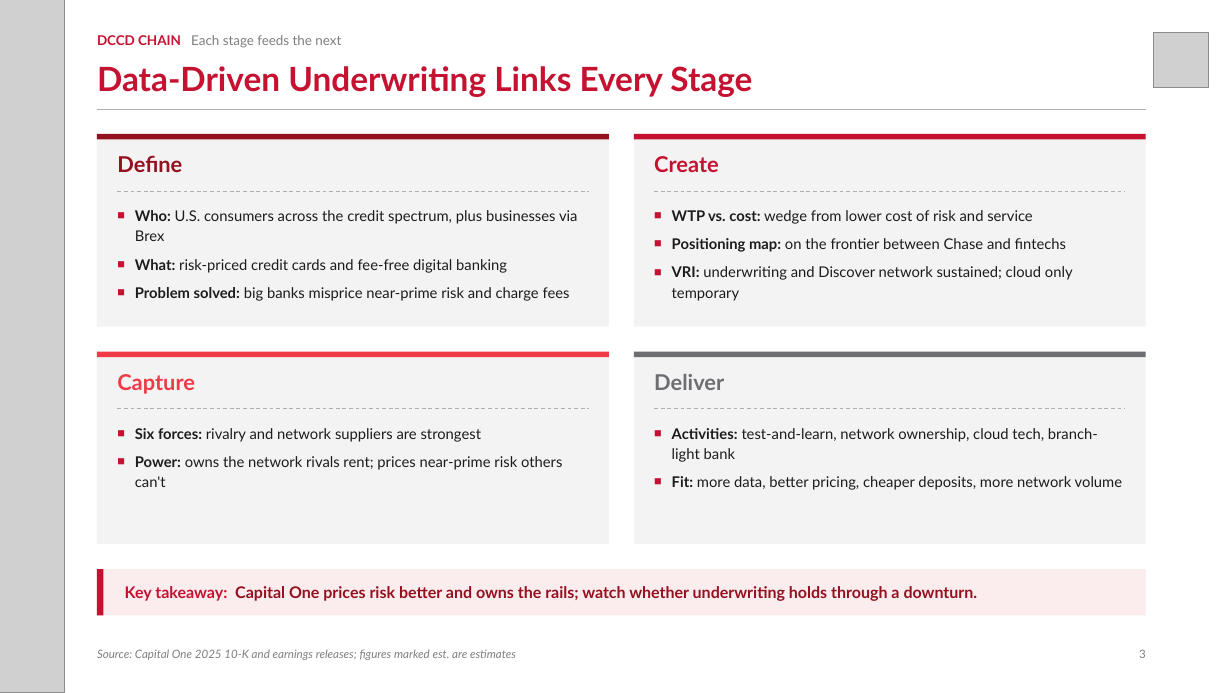
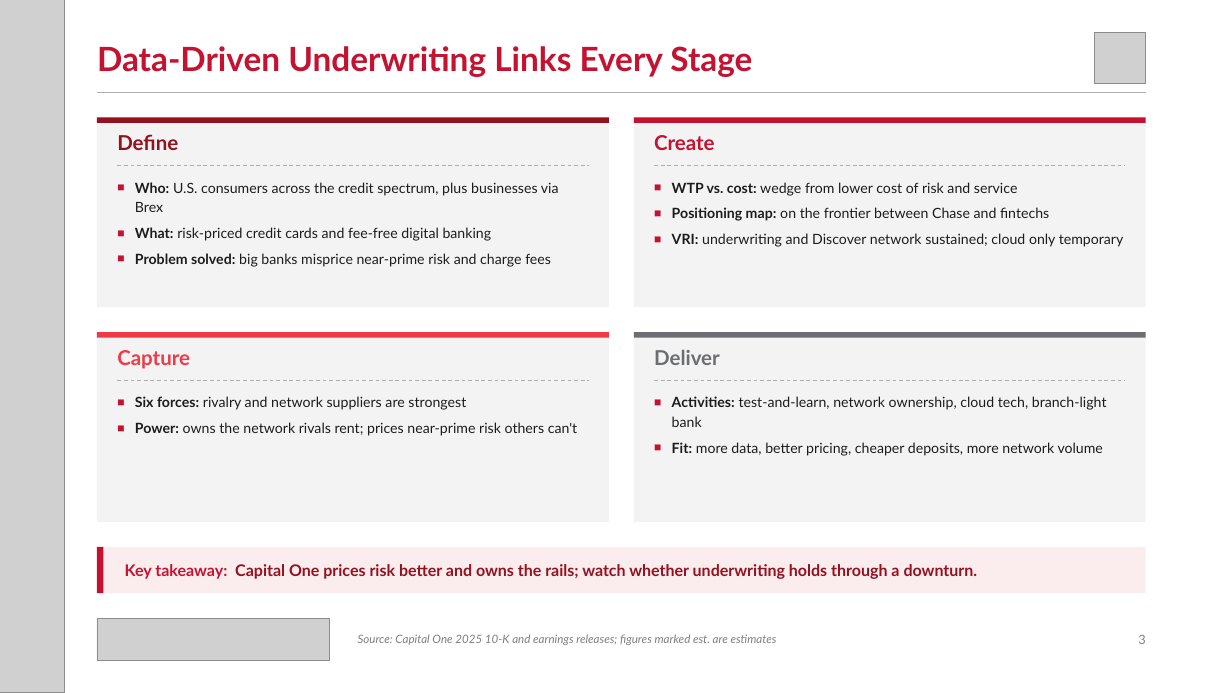
Before and after one commit to zuhayr77/AI-Business-Strategy-Agent, a slide deck: slide 3 of dccd-strategy-agent/examples/Capital_One_DCCD.pptx. Drawn at 1232x693 pixels with LibreOffice and Linux fonts; fonts in the diff are those of the drawing; grey boxes stand for pictures. Boxes give left, top, right and bottom in pixels: in the first picture for what was removed or moved away, otherwise in the second. Text is boxed around its words. In the diff, an @@ line names an element or a change of style, - is before the commit and + after.

```diff
--- a/dccd-strategy-agent/examples/Capital_One_DCCD.pptx
+++ b/dccd-strategy-agent/examples/Capital_One_DCCD.pptx
@@ text "Data-Driven Underwriting Links Every Stage": place and size @@
-text "Data-Driven Underwriting Links Every Stage" at [97,66,752,97]
+text "Data-Driven Underwriting Links Every Stage" at [97,46,752,77]
@@ text removed at [97,35,341,48] @@
-DCCD CHAIN Each stage feeds the next
@@ picture: place and size @@
-picture at [1153,32,1209,88]
+picture at [1095,32,1146,83]
@@ 4 rectangles, 1 line: place and size @@
-4 rectangles, 1 line at [97,109,1146,326]
+4 rectangles, 1 line at [97,92,1146,308]
@@ text "Who: U.S. consumers across the ...": place and size @@
-text "Who: U.S. consumers across the ..." at [135,210,578,301]
+text "Who: U.S. consumers across the ..." at [135,182,559,267]
@@ line moved from (117, 191) - (589, 191) to (117, 165) - (589, 165) @@
@@ text "WTP vs. cost: wedge from ...": place and size @@
-text "WTP vs. cost: wedge from ..." at [672,210,1073,301]
+text "WTP vs. cost: wedge from ..." at [672,182,1124,247]
@@ line moved from (654, 191) - (1126, 191) to (654, 165) - (1126, 165) @@
@@ text "Capture": place and size @@
-text "Capture" at [117,374,195,394]
+text "Capture" at [117,350,190,369]
@@ size 17 to 16 pt in 4 elements at [117,134,178,150], [654,135,715,150], [117,350,190,369], [654,350,720,365] @@
@@ text "Deliver": place and size @@
-text "Deliver" at [654,374,724,390]
+text "Deliver" at [654,350,720,365]
@@ line moved from (117, 409) - (589, 409) to (117, 381) - (589, 381) @@
@@ line moved from (654, 409) - (1126, 409) to (654, 381) - (1126, 381) @@
@@ text "Six forces: rivalry and network ...": place and size @@
-text "Six forces: rivalry and network ..." at [135,428,562,487]
+text "Six forces: rivalry and network ..." at [135,396,577,436]
@@ size 11.5 to 11 pt; less space between paragraphs in 4 elements at [135,182,559,267], [672,182,1124,247], [135,396,577,436], [672,396,1107,456] @@
@@ text "Activities: test-and-learn, network ownership, cloud ...": place and size @@
-text "Activities: test-and-learn, network ownership, cloud ..." at [672,428,1122,490]
+text "Activities: test-and-learn, network ownership, cloud ..." at [672,396,1107,456]
@@ 6 rectangles, 3 texts: place and size @@
-6 rectangles, 3 texts at [97,155,1146,616]
+6 rectangles, 3 texts at [97,134,1146,593]
@@ picture added at [97,618,330,661] @@
@@ text "Source: Capital One 2025 10-K ...": place and size @@
-text "Source: Capital One 2025 10-K ..." at [97,649,516,660]
+text "Source: Capital One 2025 10-K ..." at [358,634,777,645]
@@ text "Source: Capital One 2025 10-K ..." at [358,634,777,645]: vertical alignment bottom to middle @@
@@ text "3": place and size @@
-text "3" at [1139,649,1146,658]
+text "3" at [1138,635,1145,644]
@@ text "3" at [1138,635,1145,644]: size 9 to 10 pt; vertical alignment bottom to middle @@
```
Also in this commit, not shown: 8 other slides changed, 14 other files.
